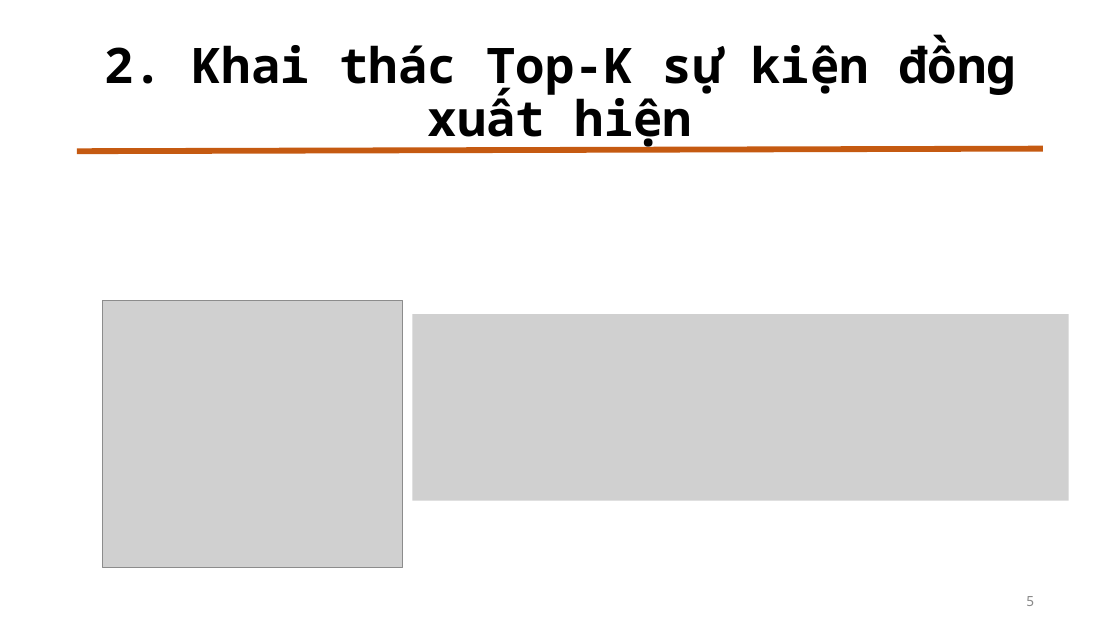
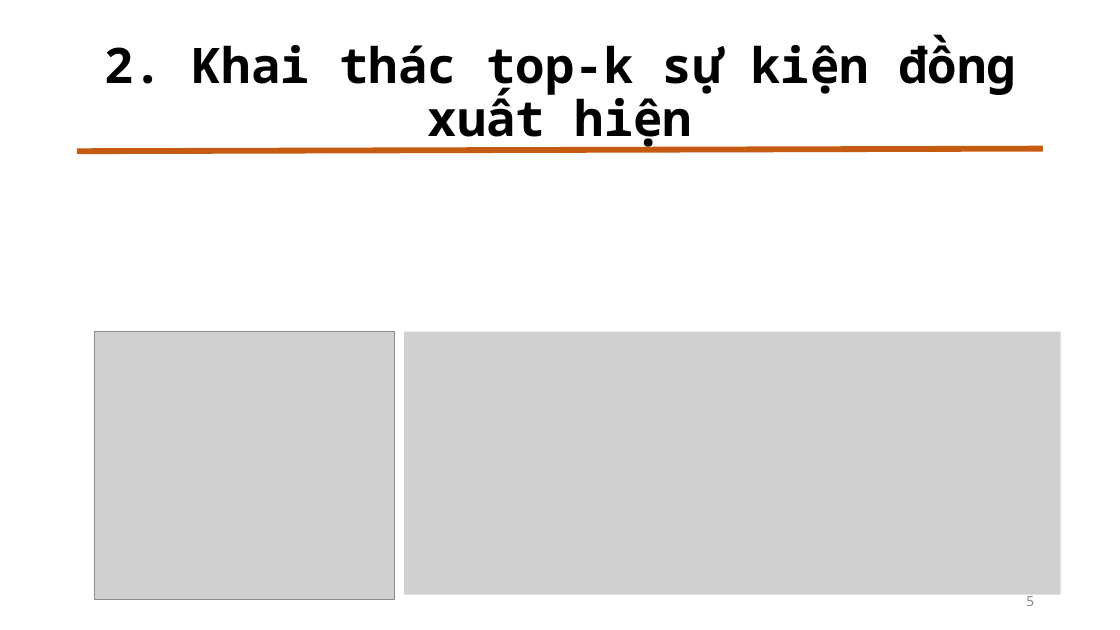
Before and after one commit to duychinhnguyenvn/Mining-Top-K-Co-Occurrence-Items, a slide deck: slide 5 of Slide Bao Cao.pptx. Drawn at 1120x630 pixels with LibreOffice and Linux fonts; fonts in the diff are those of the drawing; grey boxes stand for pictures. Boxes give left, top, right and bottom in pixels: in the first picture for what was removed or moved away, otherwise in the second. Text is boxed around its words. In the diff, an @@ line names an element or a change of style, - is before the commit and + after.

```diff
--- a/Slide Bao Cao.pptx
+++ b/Slide Bao Cao.pptx
@@ title at box(104, 37, 1016, 149): text changed @@
-2. Khai thác Top-K sự kiện đồng xuất hiện
+2. Khai thác top-k sự kiện đồng xuất hiện
@@ picture: place and size @@
-picture at box(103, 300, 402, 567)
+picture at box(95, 332, 395, 599)
@@ picture: place and size @@
-picture at box(413, 314, 1070, 501)
+picture at box(404, 332, 1061, 595)
```
Also in this commit, not shown: 9 other slides changed, 13 slides added.
